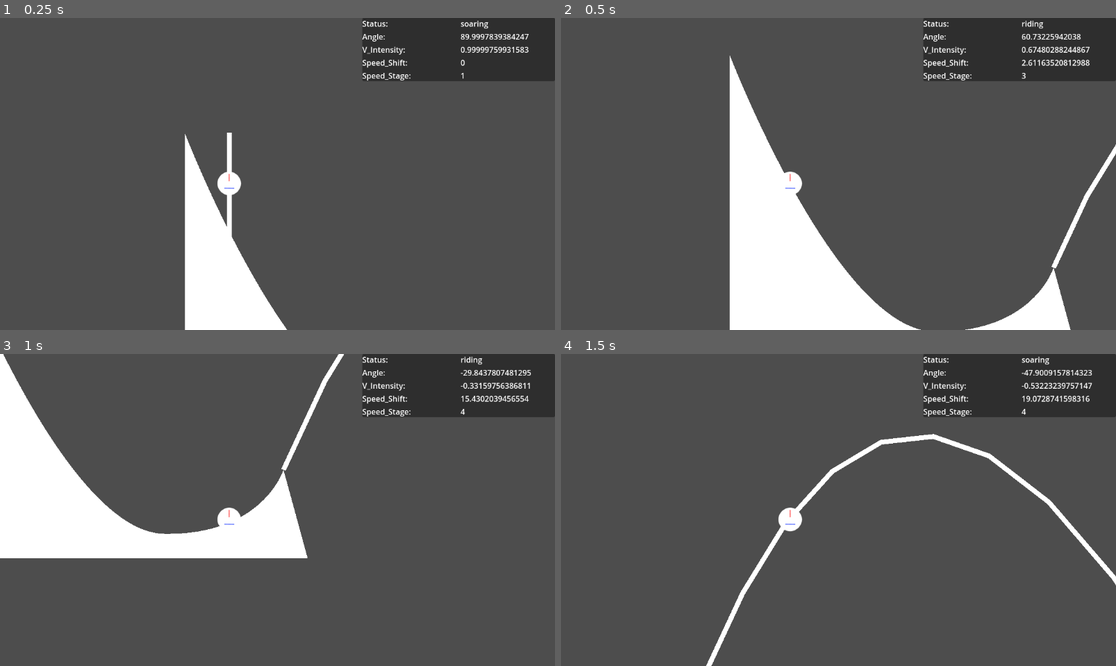
Above: before the commit, frames 1-4 (two rows, left to right).
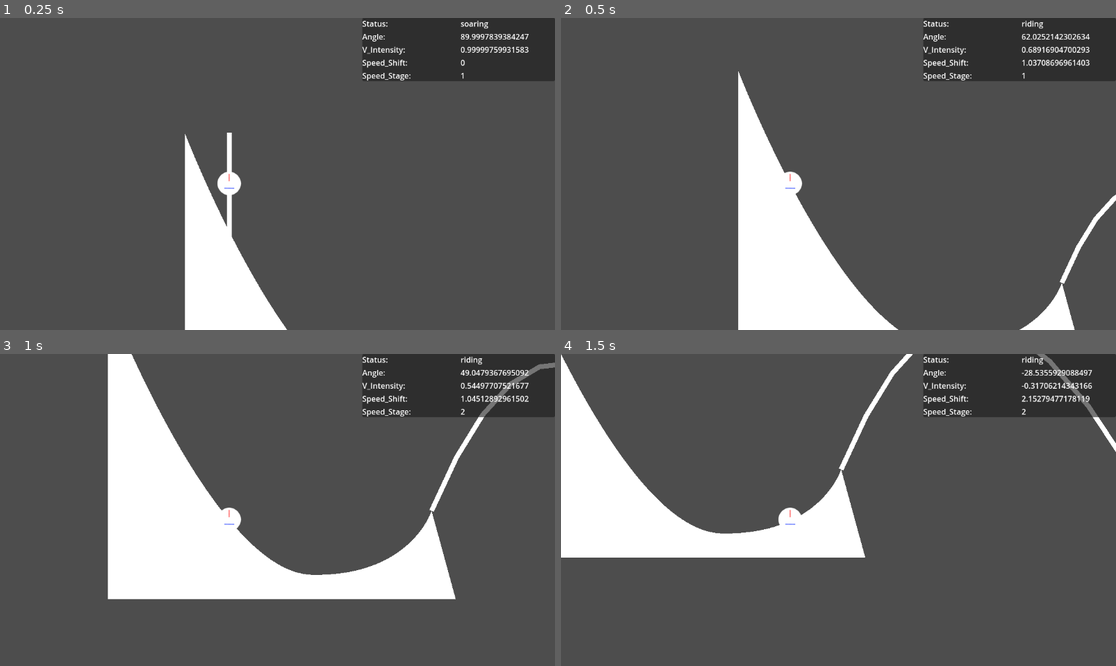
Above: after the commit, the same moments.

Repository: LettucePie/gwj-62-harvest
Game: Godot game, scene res://testing/test_zone.tscn
Same seed, same stepped clock (60 frames per second), same inputs: the game is played once before the commit and once after it.
Inputs:
- Up to frame 1 (0.25 s): no input
- Up to frame 2 (0.5 s): no input
- Up to frame 3 (1 s): tap Enter (ui_accept) at 0.5, 0.77 s; hold Up (ui_up) from 0.53 s (still down)
- Up to frame 4 (1.5 s): release Up (ui_up) at 1.28 s; hold Down (ui_down) from 1.28 s (still down)

Frame 1 is identical in both runs. In frame 2, 3.7% of the frame differs, in the area x 30-100%, y 5-100%; in frame 3, 26%, in the area x 0-100%, y 0-79%; in frame 4, 14%.

Commit message:
Tweaked ramp accel

Diff:
--- a/gameplay/player_follow.gd
+++ b/gameplay/player_follow.gd
@@ -59,11 +59,15 @@
 	if status != "riding":
 		status = "riding"
 	calculate_angle()
-	var speed_modif = ramp_accel.sample(abs(vert_intensity))
+	## Had to multiply by 0.1 otherwise it works too fast... looks good though
+	var speed_modif = ramp_accel.sample(abs(vert_intensity)) * 0.1
+	if angle < -0.01:
+		## Climbing
+		speed_modif *= 0.75
 	var revving = true
-	if Input.is_action_just_pressed("ui_up"):
-		speed_modif *= 1.10
-	if Input.is_action_just_pressed("ui_down"):
+	if Input.is_action_pressed("ui_up"):
+		speed_modif *= 2.0
+	if Input.is_action_pressed("ui_down"):
 		speed_modif *= -0.5
 		revving = false
 	speed_shift += speed_modif
--- a/gameplay/player_follow.tscn
+++ b/gameplay/player_follow.tscn
@@ -7,7 +7,7 @@
 point_count = 2
 
 [sub_resource type="Curve" id="Curve_u1omn"]
-_data = [Vector2(0, 0), 0.0, 1.98049, 0, 0, Vector2(1, 1), 0.173034, 0.0, 0, 0]
+_data = [Vector2(0, 0), 0.0, 0.603922, 0, 0, Vector2(1, 1), 0.182609, 0.0, 0, 0]
 point_count = 2
 
 [sub_resource type="CircleShape2D" id="CircleShape2D_1porx"]
@@ -17,8 +17,6 @@
 rotates = false
 loop = false
 script = ExtResource("1_0i1hn")
-SPEED_STAGES = [4.0, 8.0, 12.0, 16.0, 20.0]
-SOAR_STAGES = [200.0, 400.0, 600.0, 800.0, 1000.0]
 soaring_damp = SubResource("Curve_wckgs")
 ramp_accel = SubResource("Curve_u1omn")
 
--- a/levels/stage_path.tscn
+++ b/levels/stage_path.tscn
@@ -11,8 +11,6 @@
 
 [node name="player_follow" parent="." instance=ExtResource("1_3fmwe")]
 position = Vector2(132, 43)
-SPEED_STAGES = null
-SOAR_STAGES = null
 
 [node name="path" parent="." instance=ExtResource("2_1hcjy")]
 position = Vector2(40, 43)
